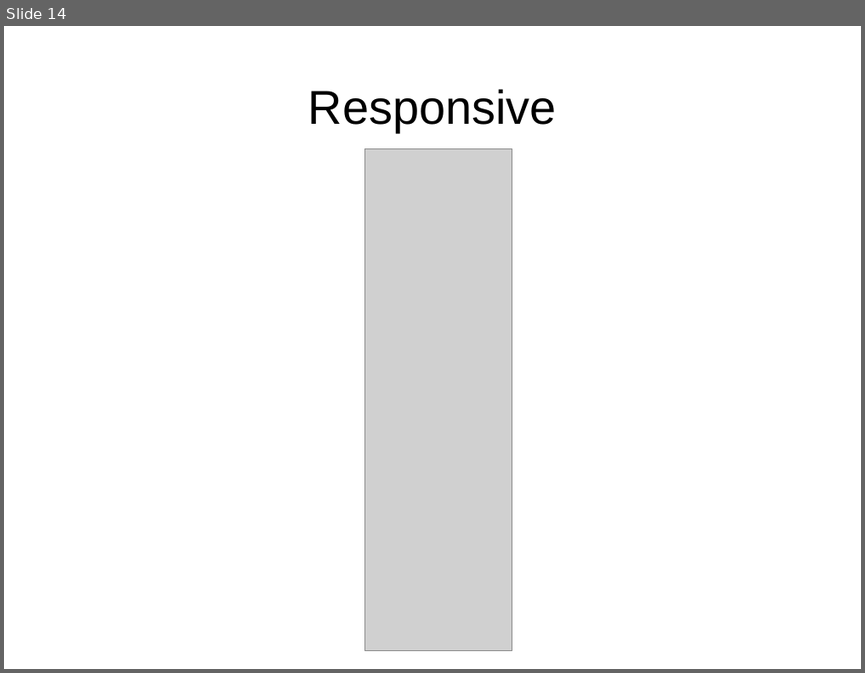
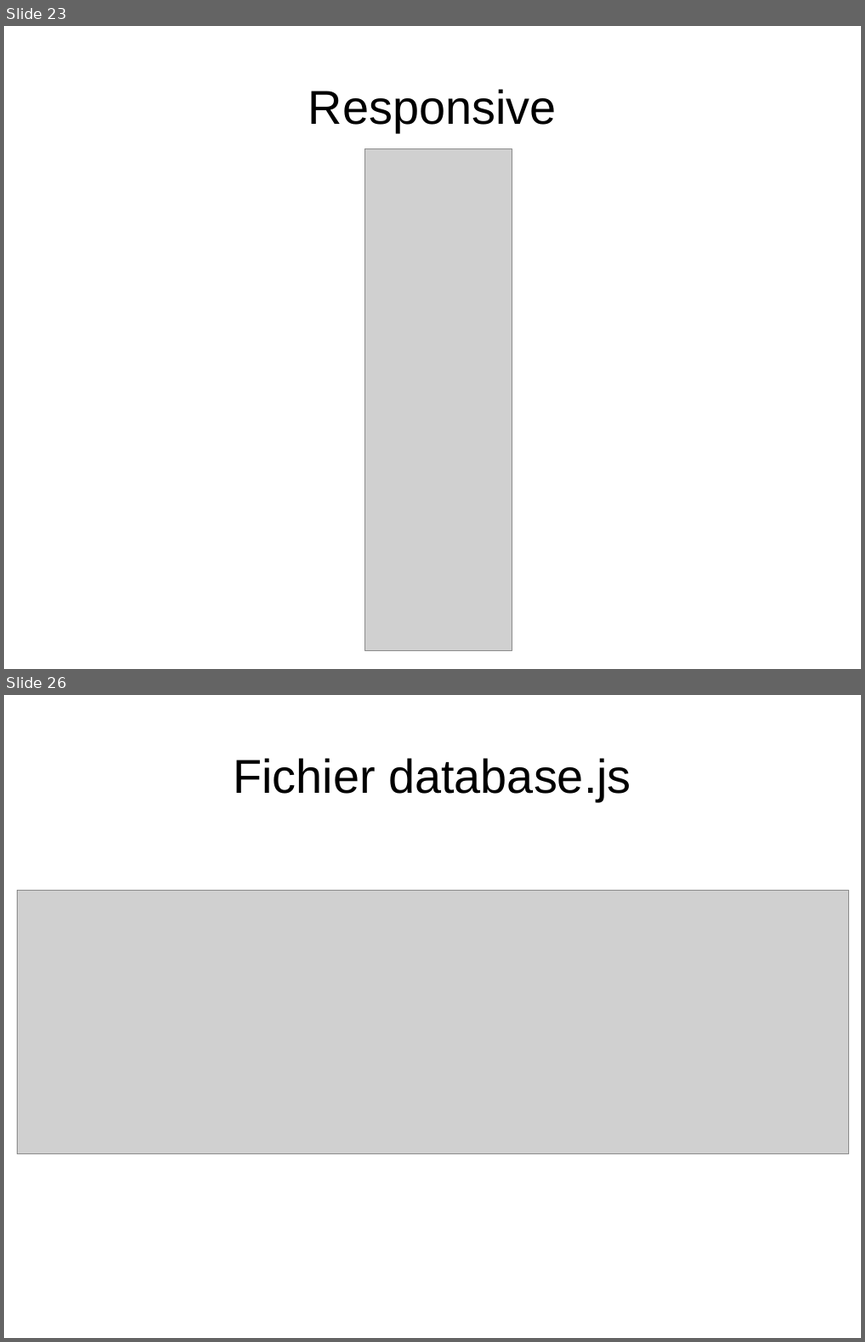
Before and after one commit to YohannBethoule/AnnuaireCollaboratif, a slide deck: doc/diapo_finale.odp. Shown one above the other, each under a label of ours: slide 14 before the commit, slides 23 and 26 after it; the slides between them are not shown. The pictures are 865x673 and 865x1342 pixels, drawn with LibreOffice and Linux fonts; fonts in the diff are those of the drawing; grey boxes stand for pictures. Boxes give left, top, right and bottom in pixels: in the first picture for what was removed or moved away, otherwise in the second. Text is boxed around its words. In the diff, an @@ line names an element or a change of style, - is before the commit and + after.

```diff
--- a/doc/diapo_finale.odp
+++ b/doc/diapo_finale.odp
@@ slide 26 added at [4,695,861,1338], background #FFFFFF @@
@@ title added at [233,758,631,801], 44 pt, text #000000 @@
+Fichier database.js
@@ picture added at [18,891,849,1154] @@
@@ what was slide 14 is now slide 23 @@
```
Also in this commit, not shown: 14 other slides added, 13 other files.
